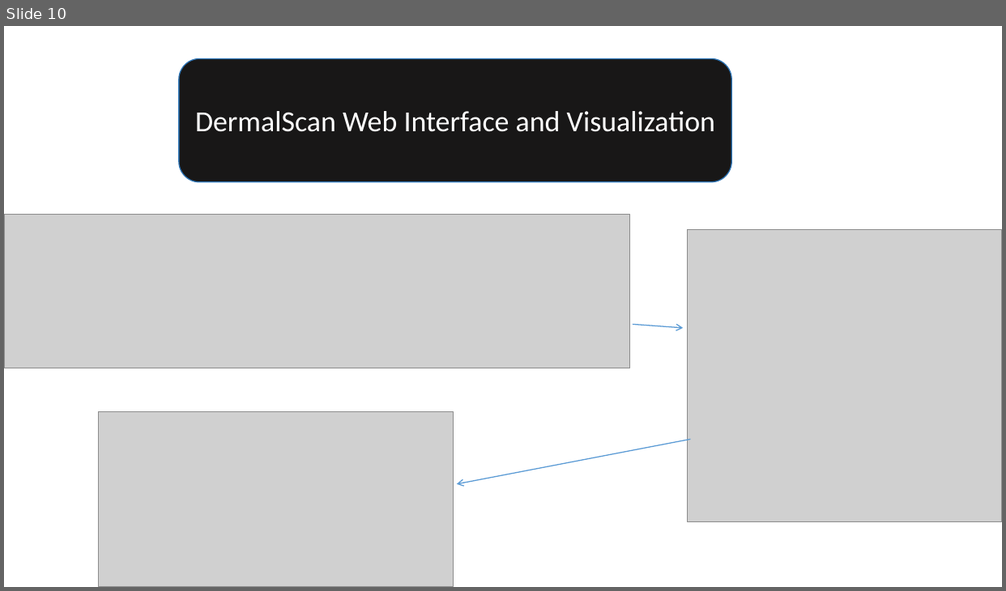
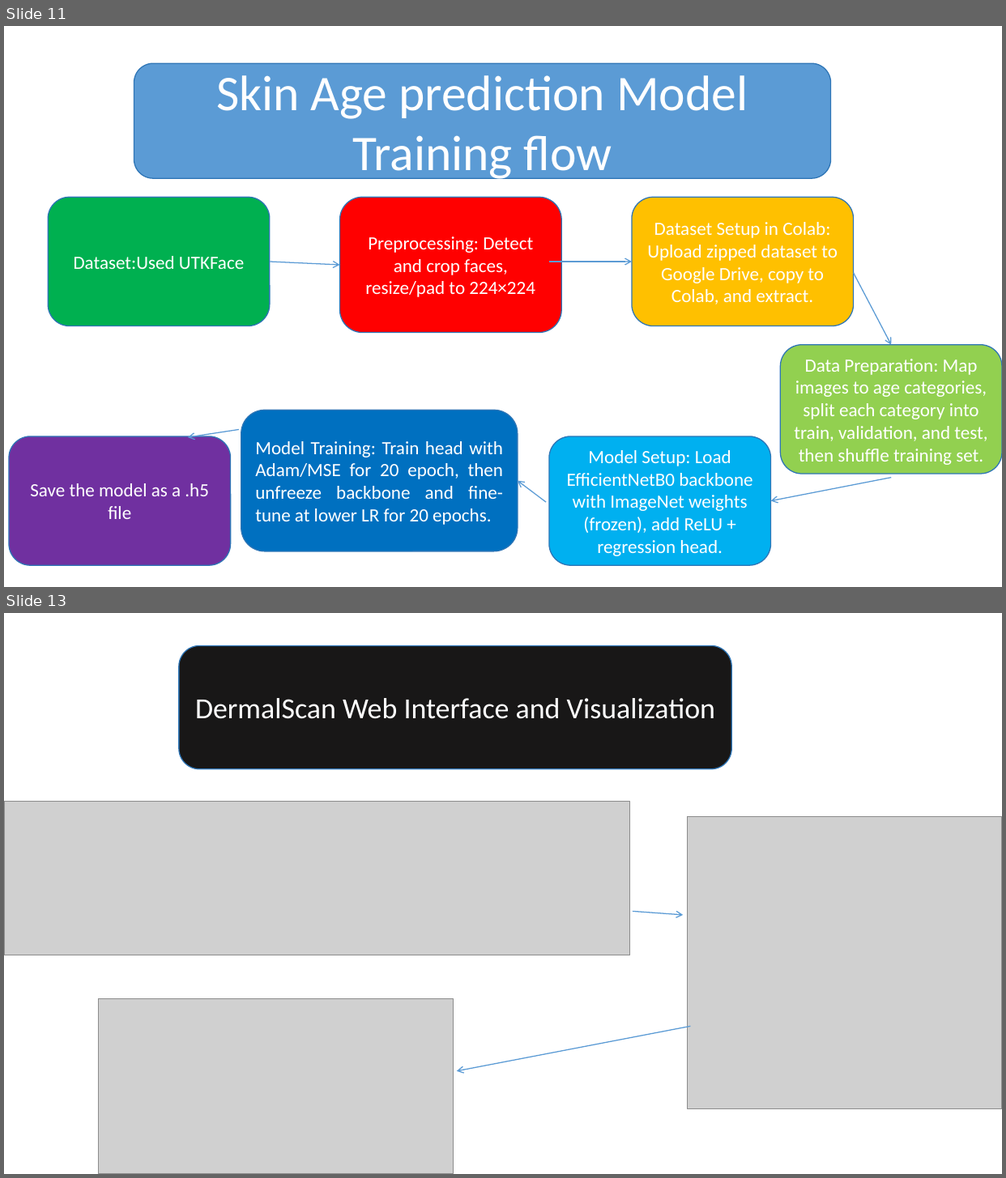
Before and after one commit to SpringBoardMentor0781j/Dermal_Scan_Project_2025, a slide deck: docs/Presentation1.pptx. Shown one above the other, each under a label of ours: slide 10 before the commit, slides 11 and 13 after it; the slides between them are not shown. The pictures are 1006x591 and 1006x1178 pixels, drawn with LibreOffice and Linux fonts; fonts in the diff are those of the drawing; grey boxes stand for pictures; background and template pictures are left out. Boxes give left, top, right and bottom in pixels: in the first picture for what was removed or moved away, otherwise in the second. Text is boxed around its words. In the diff, an @@ line names an element or a change of style, - is before the commit and + after.

```diff
--- a/docs/Presentation1.pptx
+++ b/docs/Presentation1.pptx
@@ slide 11 added at [4,26,1002,587], background picture (left out) @@
@@ rounded rectangle added at [134,63,831,179], fill #5B9BD5, outline #2E75B6 1 pt, 48 pt, text #FFFFFF @@
+Skin Age prediction Model Training flow
@@ rounded rectangle added at [49,198,270,327], fill #00B050, outline #2E75B6 1 pt, 18 pt, text #FFFFFF @@
+Dataset:Used UTKFace
@@ rounded rectangle added at [340,198,562,333], fill #FF0000, outline #2E75B6 1 pt, 18 pt, text #FFFFFF @@
+Preprocessing: Detect and crop faces, resize/pad to 224×224
@@ rounded rectangle added at [632,198,854,327], fill #FFC000, outline #2E75B6 1 pt, 18 pt, text #FFFFFF @@
+Dataset Setup in Colab: Upload zipped dataset to Google Drive, copy to Colab, and extract.
@@ arrow added from (270, 262) to (340, 265), #5B9BD5 1 pt @@
@@ arrow added from (549, 262) to (632, 262), #5B9BD5 1 pt @@
@@ arrow added from (854, 273) to (891, 345), #5B9BD5 1 pt @@
@@ rounded rectangle added at [780,345,1002,474], fill #92D050, outline #2E75B6 1 pt, 18 pt, text #FFFFFF @@
+Data Preparation: Map images to age categories, split each category into train, validation, and test, then shuffle training set.
@@ rounded rectangle added at [241,410,518,552], fill #0070C0, outline #2E75B6 1 pt, 18 pt, text #FFFFFF @@
+Model Training: Train head with Adam/MSE for 20 epoch, then unfreeze backbone and fine-tune at lower LR for 20 epochs.
@@ rounded rectangle added at [9,437,230,565], fill #7030A0, outline #2E75B6 1 pt, 18 pt, text #FFFFFF @@
+Save the model as a .h5 file
@@ arrow added from (239, 429) to (187, 437), #5B9BD5 1 pt @@
@@ rounded rectangle added at [549,437,770,565], fill #00B0F0, outline #2E75B6 1 pt, 18 pt, text #FFFFFF @@
+Model Setup: Load EfficientNetB0 backbone with ImageNet weights (frozen), add ReLU + regression head.
@@ arrow added from (546, 502) to (518, 481), #5B9BD5 1 pt @@
@@ arrow added from (891, 478) to (770, 501), #5B9BD5 1 pt @@
@@ what was slide 10 is now slide 13 @@
```
Also in this commit, not shown: 10 slides changed, 3 other slides added, 4 other files.
